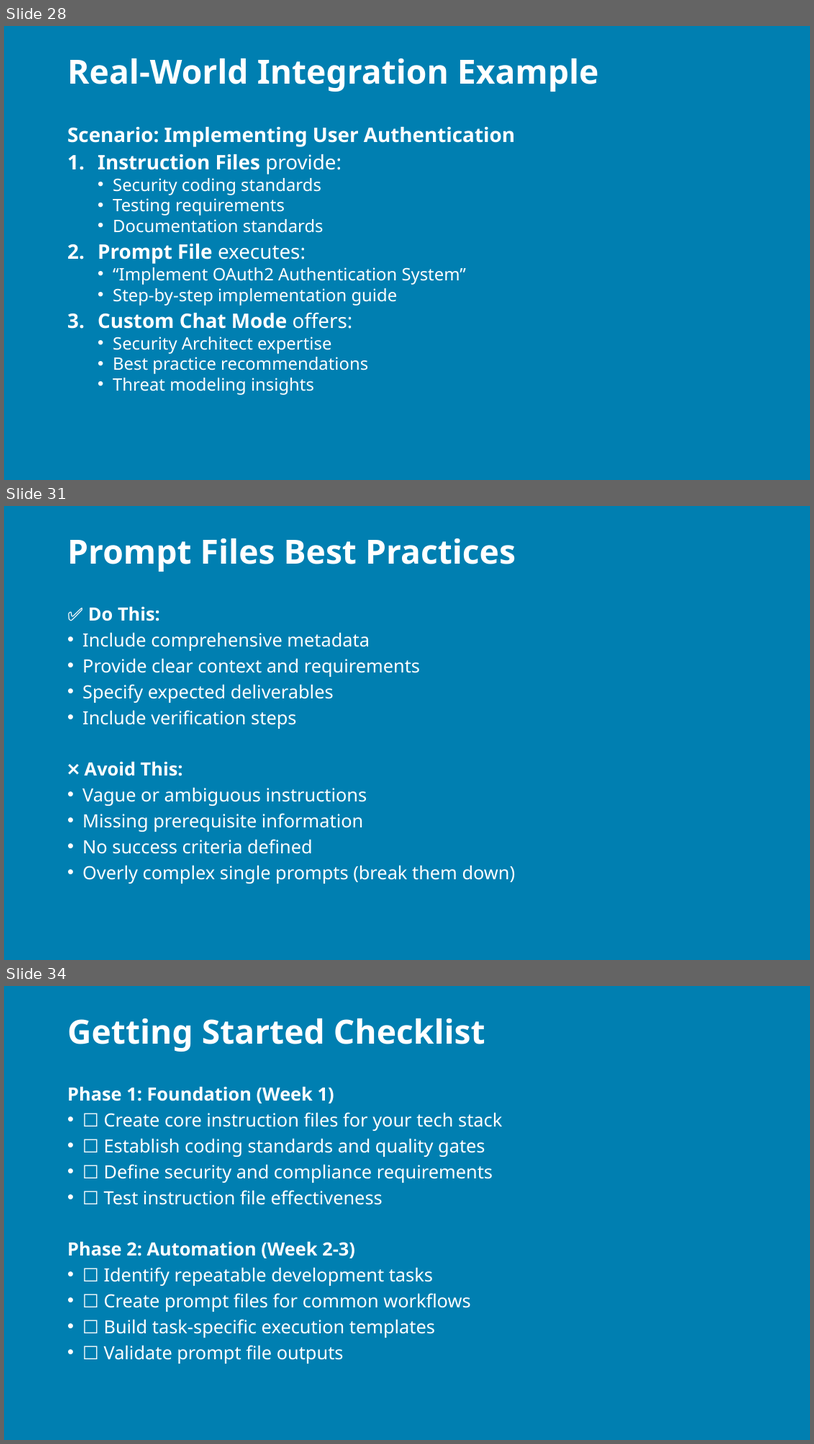
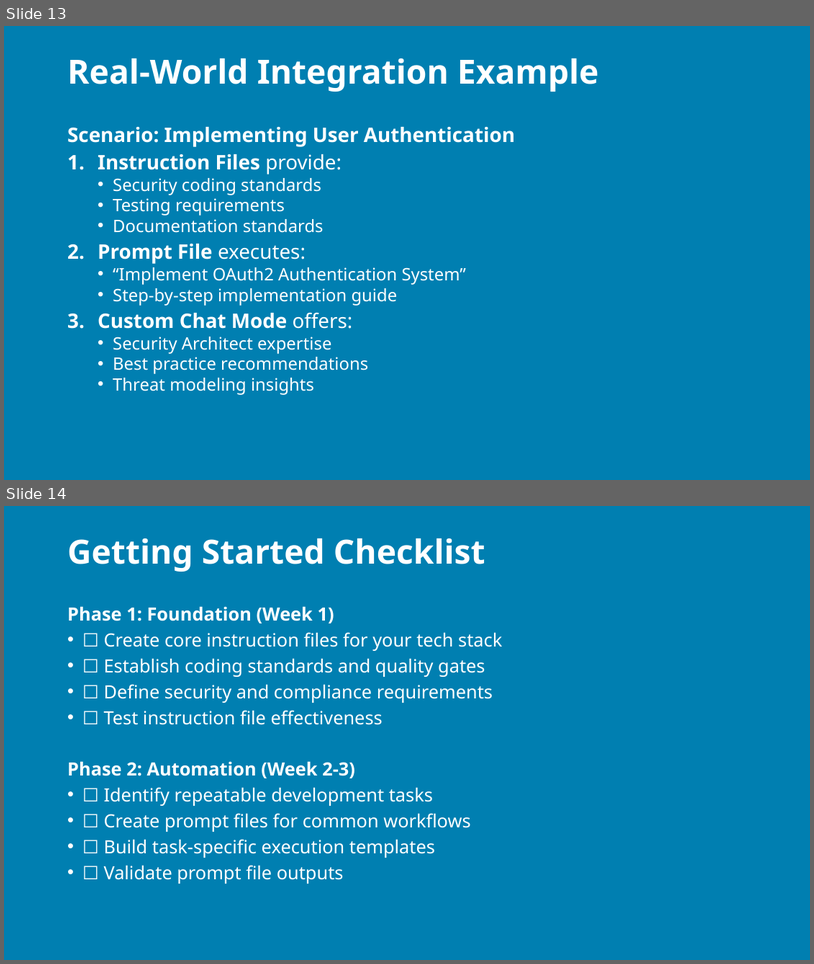
Before and after one commit to j0hnnymiller/AI-Assisted-Software-Development, a slide deck: Slides/individual-slides/AI-Development-Approaches-Comparison.pptx. Shown one above the other, each under a label of ours: slides 28, 31 and 34 before the commit, slides 13 and 14 after it; the slides between them are not shown. The pictures are 814x1444 and 814x964 pixels, drawn with LibreOffice and Linux fonts; fonts in the diff are those of the drawing; background and template pictures are left out. Boxes give left, top, right and bottom in pixels: in the first picture for what was removed or moved away, otherwise in the second. Text is boxed around its words. In the diff, an @@ line names an element or a change of style, - is before the commit and + after.

```diff
--- a/Slides/individual-slides/AI-Development-Approaches-Comparison.pptx
+++ b/Slides/individual-slides/AI-Development-Approaches-Comparison.pptx
@@ slide 31 removed at [4, 506, 810, 960], background picture (left out) @@
@@ title removed at [67, 538, 516, 572] @@
-Prompt Files Best Practices
@@ text removed at [82, 606, 516, 883] @@
-✅ Do This:
-• Include comprehensive metadata
-• Provide clear context and requirements
-• Specify expected deliverables
-• Include verification steps
-❌ Avoid This:
-• Vague or ambiguous instructions
-• Missing prerequisite information
-• No success criteria defined
-• Overly complex single prompts (break them down)
@@ what was slide 28 is now slide 13 @@
@@ what was slide 34 is now slide 14 @@
```
Also in this commit, not shown: 2 slides changed, 20 other slides removed, 32 other files.
